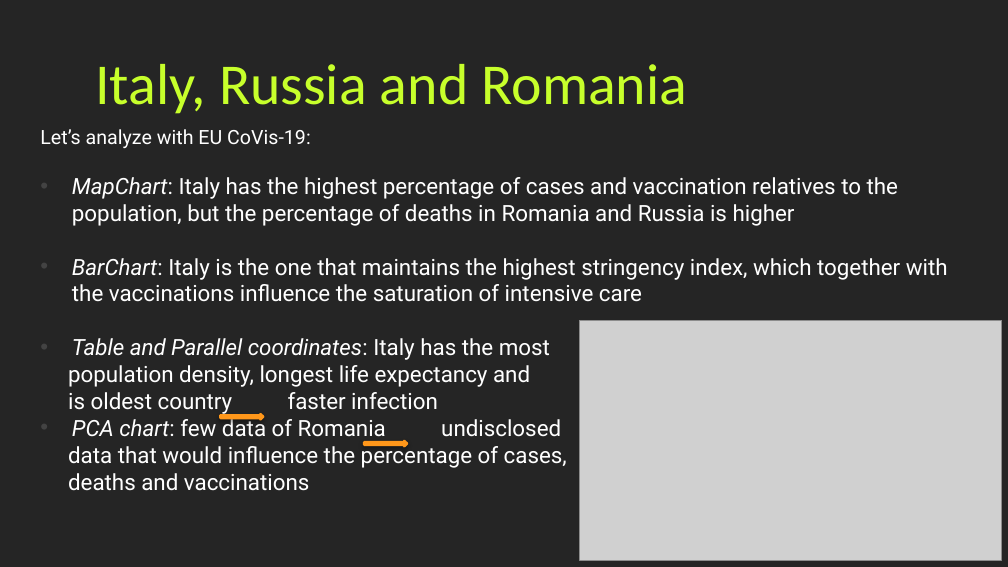
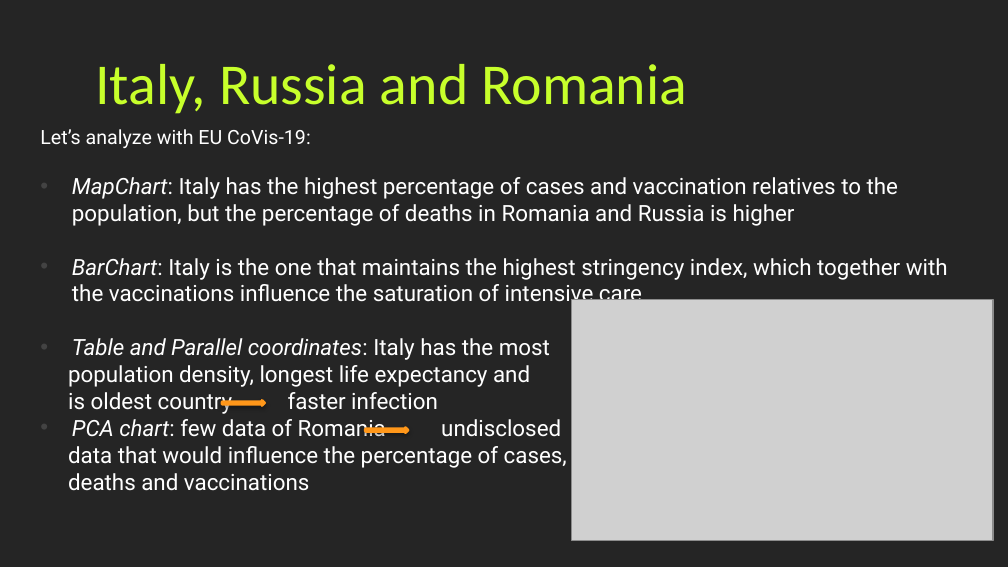
Before and after one commit to Covid19-visualization/Documentation, a slide deck: slide 24 of slides/presentation.pptx. Drawn at 1008x567 pixels with LibreOffice and Linux fonts; fonts in the diff are those of the drawing; grey boxes stand for pictures. Boxes give left, top, right and bottom in pixels: in the first picture for what was removed or moved away, otherwise in the second. Text is boxed around its words. In the diff, an @@ line names an element or a change of style, - is before the commit and + after.

```diff
--- a/slides/presentation.pptx
+++ b/slides/presentation.pptx
@@ picture: place and size @@
-picture at [580,321,1001,560]
+picture at [572,300,993,540]
@@ right arrow: place and size @@
-right arrow at [221,414,263,419]
+right arrow at [222,400,264,405]
@@ right arrow: place and size @@
-right arrow at [364,442,406,447]
+right arrow at [365,427,407,432]
```
Also in this commit, not shown: 11 other slides changed, 1 other file.
